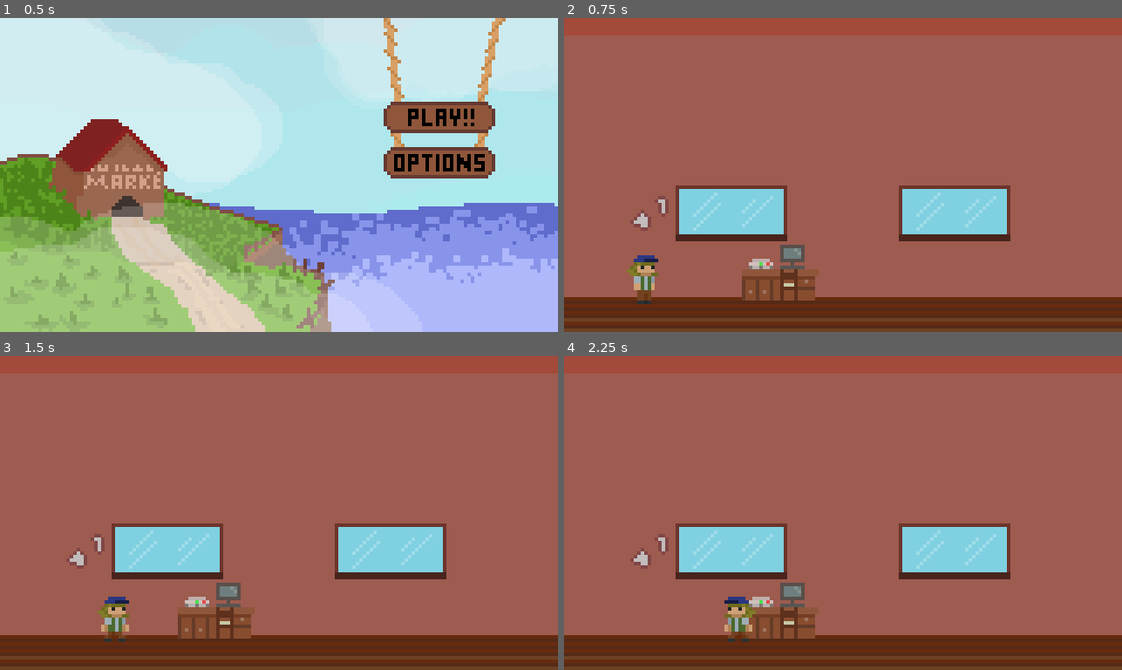
Above: before the commit, frames 1-4 (two rows, left to right).
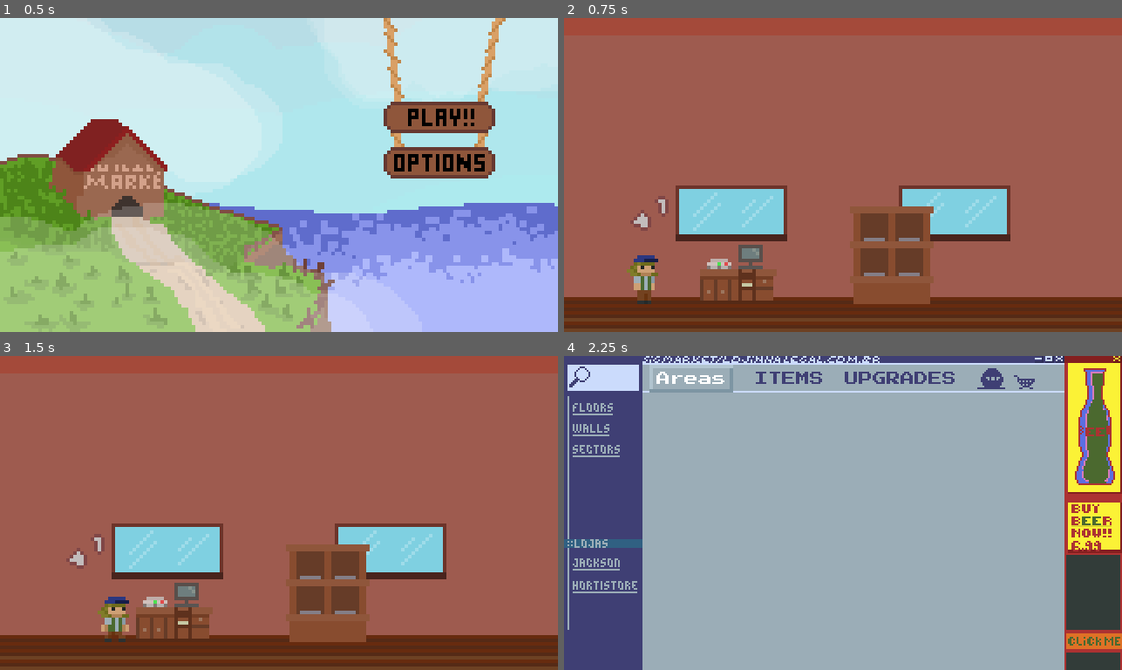
Above: after the commit, the same moments.

Repository: FreiCaneco/sigmarket
Game: Godot game, scene res://main.tscn
Two runs of this game, one before a commit and one after it. Both use one fixed random seed, a clock stepped at 60 frames per second and the inputs below.
Inputs (mouse positions are in pixels of both pictures, inside the frame that each line leads up to):
- Up to frame 1 (0.5 s): no input
- Up to frame 2 (0.75 s): click (1004, 118) at 0.5 s
- Up to frame 3 (1.5 s): hold D (move_right) from 1.28 s (still down); tap E (interact) at 1.35 s
- Up to frame 4 (2.25 s): release D (move_right) at 2.03 s; hold A (move_left) from 2.03 s (still down); tap E (interact) at 2.1 s

Frame 1 is identical in both runs. In frame 2, 5.7% of the frame differs, in the area x 24-67%, y 60-92%; in frame 3, 5.7%; in frame 4, 100%, in the area x 0-100%, y 0-100%.

Commit message:
Grande parte do menu principal elaborado

Diff:
--- a/UI/computer_screen.gd
+++ b/UI/computer_screen.gd
@@ -1,22 +1,17 @@
-extends MarginContainer
+extends Control
 @onready var areas_sidebar: VBoxContainer = $HBoxContainer/SideBar/HBoxContainer/SectionsHolder/AreasButtons
 @onready var items_sidebar: VBoxContainer = $HBoxContainer/SideBar/HBoxContainer/SectionsHolder/ItemsButtons
 @onready var upgrades_sidebar: VBoxContainer = $HBoxContainer/SideBar/HBoxContainer/SectionsHolder/UpgradesButtons
 @onready var sidebar_containers: Array[VBoxContainer] = [areas_sidebar,items_sidebar,upgrades_sidebar]
 
-@onready var current_sidebar_buttons: Array = [areas_sidebar.get_children()]
+@onready var sidebar_buttons = ButtonGroup.new()
+
+func _ready() -> void:
+	for container in sidebar_containers:
+		for button in container.get_children():
+			if button is TextureButton:
+				button.button_group = sidebar_buttons
 
 func _on_tab_container_tab_changed(tab: int) -> void:
 	for i in sidebar_containers.size():
 		sidebar_containers[i].visible = (tab == i)
-
-		if sidebar_containers[i].visible:
-			current_sidebar_buttons = sidebar_containers[i].get_children()
-			for button in current_sidebar_buttons:
-				button.pressed.connect(_on_button_pressed)
-
-# Conectar uma função para o sinal de pressed de cada botão
-# Se um botão da lista esta pressed os outros não devem estar pressed
-
-func _on_button_pressed() -> void:
-	pass
--- a/UI/computer_screen.tscn
+++ b/UI/computer_screen.tscn
@@ -1,12 +1,13 @@
 [gd_scene format=3 uid="uid://d2igbxkdnor2r"]
 
-[ext_resource type="Theme" uid="uid://cm7khp4vvje5b" path="res://UI/themes/computer_screen.tres" id="1_47hgd"]
-[ext_resource type="Script" uid="uid://cqnsidu2lawrn" path="res://UI/computer_screen.gd" id="2_lsalw"]
-[ext_resource type="Theme" uid="uid://bll6cjo41hwwv" path="res://UI/themes/sidebar.tres" id="2_o3n22"]
-[ext_resource type="Texture2D" uid="uid://bawikduwcx4lo" path="res://assets/UI/Computer/shop menu one sprite.png" id="2_u32o4"]
-[ext_resource type="Texture2D" uid="uid://8cfqoqfrpesc" path="res://assets/UI/Computer/secret shop icon.png" id="3_t2qnb"]
-[ext_resource type="Theme" uid="uid://cge1i7vda0xuy" path="res://UI/themes/empty_panel.tres" id="4_4byhf"]
-[ext_resource type="Texture2D" uid="uid://dp2mcs1fuara" path="res://assets/UI/Computer/buttons states.png" id="6_2qn32"]
+[ext_resource type="Theme" uid="uid://cm7khp4vvje5b" path="res://ui/themes/computer_screen.tres" id="1_47hgd"]
+[ext_resource type="Script" uid="uid://cqnsidu2lawrn" path="res://ui/computer_screen.gd" id="2_lsalw"]
+[ext_resource type="Theme" uid="uid://bll6cjo41hwwv" path="res://ui/themes/sidebar.tres" id="2_o3n22"]
+[ext_resource type="Texture2D" uid="uid://dfn7x5uxouv5x" path="res://assets/UI/computer/empty_shop_menu.png" id="2_u32o4"]
+[ext_resource type="Texture2D" uid="uid://8cfqoqfrpesc" path="res://assets/UI/computer/secret shop icon.png" id="3_t2qnb"]
+[ext_resource type="Theme" uid="uid://cge1i7vda0xuy" path="res://ui/themes/empty_panel.tres" id="4_4byhf"]
+[ext_resource type="Texture2D" uid="uid://dp2mcs1fuara" path="res://assets/UI/computer/buttons states.png" id="6_2qn32"]
+[ext_resource type="Texture2D" uid="uid://sjo2ua5o2l5u" path="res://assets/UI/computer/menu loja.png" id="7_lsalw"]
 
 [sub_resource type="StyleBoxTexture" id="StyleBoxTexture_u32o4"]
 texture = ExtResource("2_u32o4")
@@ -161,10 +162,12 @@
 region_rect = Rect2(45, 0, 242, 180)
 
 [sub_resource type="AtlasTexture" id="AtlasTexture_u32o4"]
-atlas = ExtResource("2_u32o4")
+atlas = ExtResource("7_lsalw")
 region = Rect2(287, 0, 33, 180)
 
-[node name="ComputerScreen" type="MarginContainer" unique_id=407213244]
+[node name="ComputerScreen" type="Control" unique_id=1224048351]
+process_mode = 3
+layout_mode = 3
 anchors_preset = 15
 anchor_right = 1.0
 anchor_bottom = 1.0
@@ -174,7 +177,9 @@
 script = ExtResource("2_lsalw")
 
 [node name="HBoxContainer" type="HBoxContainer" parent="." unique_id=11702789]
-layout_mode = 2
+layout_mode = 0
+offset_right = 320.0
+offset_bottom = 180.0
 theme_override_constants/separation = 0
 
 [node name="SideBar" type="PanelContainer" parent="HBoxContainer" unique_id=858053649]
@@ -331,7 +336,6 @@
 size_flags_vertical = 8
 current_tab = 0
 clip_tabs = false
-tab_0/title = "AREAS"
 tab_1/title = "ITEMS"
 tab_2/title = "UPGRADES"
 tab_3/icon = ExtResource("3_t2qnb")
@@ -340,7 +344,15 @@
 layout_mode = 2
 theme = ExtResource("4_4byhf")
 metadata/_tab_index = 0
-metadata/_tab_name = "AREAS"
+
+[node name="MarginContainer" type="MarginContainer" parent="HBoxContainer/TabHolder/TabContainer/Areas" unique_id=1386345820]
+layout_mode = 2
+
+[node name="GridContainer" type="GridContainer" parent="HBoxContainer/TabHolder/TabContainer/Areas/MarginContainer" unique_id=1100928655]
+layout_mode = 2
+theme_override_constants/h_separation = 19
+theme_override_constants/v_separation = 19
+columns = 2
 
 [node name="Itens" type="PanelContainer" parent="HBoxContainer/TabHolder/TabContainer" unique_id=44363518]
 visible = false
@@ -349,6 +361,12 @@
 metadata/_tab_index = 1
 metadata/_tab_name = "ITEMS"
 
+[node name="MarginContainer" type="MarginContainer" parent="HBoxContainer/TabHolder/TabContainer/Itens" unique_id=387815056]
+layout_mode = 2
+
+[node name="GridContainer" type="GridContainer" parent="HBoxContainer/TabHolder/TabContainer/Itens/MarginContainer" unique_id=2074695704]
+layout_mode = 2
+
 [node name="Upgrades" type="PanelContainer" parent="HBoxContainer/TabHolder/TabContainer" unique_id=751945471]
 visible = false
 layout_mode = 2
@@ -356,6 +374,12 @@
 metadata/_tab_index = 2
 metadata/_tab_name = "UPGRADES"
 
+[node name="MarginContainer" type="MarginContainer" parent="HBoxContainer/TabHolder/TabContainer/Upgrades" unique_id=1048204525]
+layout_mode = 2
+
+[node name="GridContainer" type="GridContainer" parent="HBoxContainer/TabHolder/TabContainer/Upgrades/MarginContainer" unique_id=1891356651]
+layout_mode = 2
+
 [node name="SecretShop" type="PanelContainer" parent="HBoxContainer/TabHolder/TabContainer" unique_id=1733661493]
 visible = false
 layout_mode = 2
--- /dev/null
+++ b/UI/item_popup.tscn
@@ -0,0 +1,143 @@
+[gd_scene format=3 uid="uid://uirlgsnh4ah"]
+
+[ext_resource type="Texture2D" uid="uid://bsiuehb8jc541" path="res://assets/UI/computer/shop-popup-components.png" id="1_icgxd"]
+
+[sub_resource type="StyleBoxTexture" id="StyleBoxTexture_cxfpb"]
+texture = ExtResource("1_icgxd")
+region_rect = Rect2(126, 8, 120, 89)
+
+[sub_resource type="AtlasTexture" id="AtlasTexture_icgxd"]
+atlas = ExtResource("1_icgxd")
+region = Rect2(91, 43, 12, 5)
+
+[sub_resource type="AtlasTexture" id="AtlasTexture_cxfpb"]
+
+[sub_resource type="AtlasTexture" id="AtlasTexture_1urga"]
+
+[sub_resource type="StyleBoxTexture" id="StyleBoxTexture_icgxd"]
+texture = ExtResource("1_icgxd")
+texture_margin_left = 4.0
+texture_margin_top = 4.0
+texture_margin_right = 4.0
+texture_margin_bottom = 4.0
+region_rect = Rect2(16, 16, 44, 44)
+
+[sub_resource type="StyleBoxTexture" id="StyleBoxTexture_1urga"]
+texture = ExtResource("1_icgxd")
+texture_margin_left = 5.0
+texture_margin_top = 5.0
+texture_margin_right = 5.0
+texture_margin_bottom = 5.0
+region_rect = Rect2(16, 16, 44, 44)
+
+[sub_resource type="StyleBoxTexture" id="StyleBoxTexture_1utkn"]
+texture = ExtResource("1_icgxd")
+texture_margin_left = 4.0
+texture_margin_top = 4.0
+texture_margin_right = 4.0
+texture_margin_bottom = 4.0
+region_rect = Rect2(16, 16, 44, 44)
+
+[sub_resource type="AtlasTexture" id="AtlasTexture_1utkn"]
+atlas = ExtResource("1_icgxd")
+region = Rect2(72, 17, 42, 15)
+
+[node name="ItemPopup" type="PanelContainer" unique_id=343815476]
+custom_minimum_size = Vector2(120, 90)
+anchors_preset = 8
+anchor_left = 0.5
+anchor_top = 0.5
+anchor_right = 0.5
+anchor_bottom = 0.5
+offset_left = -60.0
+offset_top = -44.5
+offset_right = 60.0
+offset_bottom = 44.5
+grow_horizontal = 2
+grow_vertical = 2
+size_flags_horizontal = 4
+theme_override_styles/panel = SubResource("StyleBoxTexture_cxfpb")
+
+[node name="MarginContainer" type="MarginContainer" parent="." unique_id=2120524577]
+layout_mode = 2
+theme_override_constants/margin_left = 1
+theme_override_constants/margin_right = 1
+theme_override_constants/margin_bottom = 2
+
+[node name="VBoxContainer" type="VBoxContainer" parent="MarginContainer" unique_id=1538206195]
+layout_mode = 2
+theme_override_constants/separation = 0
+
+[node name="TopBar" type="HBoxContainer" parent="MarginContainer/VBoxContainer" unique_id=1604778886]
+custom_minimum_size = Vector2(118, 7)
+layout_mode = 2
+theme_override_constants/separation = 0
+
+[node name="MarginContainer" type="MarginContainer" parent="MarginContainer/VBoxContainer/TopBar" unique_id=886115693]
+layout_mode = 2
+size_flags_horizontal = 3
+theme_override_constants/margin_left = 1
+theme_override_constants/margin_top = 1
+theme_override_constants/margin_right = 2
+theme_override_constants/margin_bottom = 1
+
+[node name="ExitButton" type="TextureButton" parent="MarginContainer/VBoxContainer/TopBar/MarginContainer" unique_id=479876365]
+layout_mode = 2
+size_flags_horizontal = 8
+texture_normal = SubResource("AtlasTexture_icgxd")
+texture_pressed = SubResource("AtlasTexture_cxfpb")
+texture_hover = SubResource("AtlasTexture_1urga")
+
+[node name="MainContent" type="MarginContainer" parent="MarginContainer/VBoxContainer" unique_id=1019195940]
+layout_mode = 2
+size_flags_horizontal = 3
+size_flags_vertical = 3
+theme_override_constants/margin_left = 11
+theme_override_constants/margin_right = 11
+
+[node name="HBoxContainer" type="HBoxContainer" parent="MarginContainer/VBoxContainer/MainContent" unique_id=1611684759]
+layout_mode = 2
+size_flags_horizontal = 4
+size_flags_vertical = 4
+theme_override_constants/separation = 8
+
+[node name="LeftSide" type="VBoxContainer" parent="MarginContainer/VBoxContainer/MainContent/HBoxContainer" unique_id=1912934124]
+layout_mode = 2
+size_flags_horizontal = 0
+size_flags_vertical = 0
+theme_override_constants/separation = 4
+
+[node name="ItemViewBox" type="PanelContainer" parent="MarginContainer/VBoxContainer/MainContent/HBoxContainer/LeftSide" unique_id=393025841]
+custom_minimum_size = Vector2(44, 44)
+layout_mode = 2
+size_flags_horizontal = 4
+size_flags_vertical = 4
+theme_override_styles/panel = SubResource("StyleBoxTexture_icgxd")
+
+[node name="TextureRect" type="TextureRect" parent="MarginContainer/VBoxContainer/MainContent/HBoxContainer/LeftSide/ItemViewBox" unique_id=1346713943]
+layout_mode = 2
+size_flags_horizontal = 4
+size_flags_vertical = 4
+
+[node name="ItemNameBox" type="PanelContainer" parent="MarginContainer/VBoxContainer/MainContent/HBoxContainer/LeftSide" unique_id=751427287]
+custom_minimum_size = Vector2(0, 15)
+layout_mode = 2
+theme_override_styles/panel = SubResource("StyleBoxTexture_1urga")
+
+[node name="VBoxContainer" type="VBoxContainer" parent="MarginContainer/VBoxContainer/MainContent/HBoxContainer" unique_id=221357293]
+layout_mode = 2
+size_flags_horizontal = 4
+size_flags_vertical = 0
+
+[node name="PanelContainer" type="PanelContainer" parent="MarginContainer/VBoxContainer/MainContent/HBoxContainer/VBoxContainer" unique_id=871819002]
+custom_minimum_size = Vector2(44, 44)
+layout_mode = 2
+size_flags_horizontal = 4
+size_flags_vertical = 4
+theme_override_styles/panel = SubResource("StyleBoxTexture_1utkn")
+
+[node name="TextureButton" type="TextureButton" parent="MarginContainer/VBoxContainer/MainContent/HBoxContainer/VBoxContainer" unique_id=139129842]
+layout_mode = 2
+size_flags_horizontal = 4
+size_flags_vertical = 4
+texture_normal = SubResource("AtlasTexture_1utkn")
--- /dev/null
+++ b/UI/shop_frame.tscn
@@ -0,0 +1,18 @@
+[gd_scene format=3 uid="uid://ckwqu2plem2y2"]
+
+[ext_resource type="Texture2D" uid="uid://dhi4uv3qqt8a7" path="res://assets/UI/computer/componentes_ui_site.png" id="1_54tka"]
+
+[sub_resource type="StyleBoxTexture" id="StyleBoxTexture_54tka"]
+texture = ExtResource("1_54tka")
+region_rect = Rect2(263, 36, 39, 35)
+
+[node name="ShopItemFrame" type="PanelContainer" unique_id=842996743]
+custom_minimum_size = Vector2(39, 35)
+offset_right = 39.0
+offset_bottom = 35.0
+theme_override_styles/panel = SubResource("StyleBoxTexture_54tka")
+
+[node name="TextureRect" type="TextureRect" parent="." unique_id=215117774]
+layout_mode = 2
+size_flags_horizontal = 4
+size_flags_vertical = 4
--- a/UI/themes/computer_screen.tres
+++ b/UI/themes/computer_screen.tres
@@ -2,7 +2,7 @@
 
 [ext_resource type="FontFile" uid="uid://d3ixpwkk7a7ok" path="res://assets/fonts/PressStart2P-Regular.ttf" id="1_4acdr"]
 [ext_resource type="FontFile" uid="uid://bs5xbq3ejxf53" path="res://assets/fonts/pixel.ttf" id="1_7sekd"]
-[ext_resource type="Texture2D" uid="uid://cyopmruv6ya51" path="res://assets/UI/Computer/selected shop category.png" id="1_wwcw5"]
+[ext_resource type="Texture2D" uid="uid://cyopmruv6ya51" path="res://assets/UI/computer/selected shop category.png" id="1_wwcw5"]
 
 [sub_resource type="StyleBoxFlat" id="StyleBoxFlat_wwcw5"]
 content_margin_left = 4.0
@@ -122,6 +122,10 @@
 Button/styles/hover = SubResource("StyleBoxFlat_thap8")
 Button/styles/normal = SubResource("StyleBoxFlat_bbe0o")
 Button/styles/pressed = SubResource("StyleBoxFlat_vdvie")
+MarginContainer/constants/margin_bottom = 0
+MarginContainer/constants/margin_left = 14
+MarginContainer/constants/margin_right = 14
+MarginContainer/constants/margin_top = 14
 TabContainer/colors/drop_mark_color = Color(1, 1, 1, 1)
 TabContainer/colors/font_disabled_color = Color(0.875, 0.875, 0.875, 0.5)
 TabContainer/colors/font_hovered_color = Color(0.95, 0.95, 0.95, 1)
--- a/main.tscn
+++ b/main.tscn
@@ -1,9 +1,11 @@
 [gd_scene format=3 uid="uid://berxkukq286iq"]
 
 [ext_resource type="Script" uid="uid://ho2wqtonona1" path="res://scripts/main.gd" id="1_0wfyh"]
-[ext_resource type="PackedScene" uid="uid://cljhuqxxmd762" path="res://UI/main_menu.tscn" id="1_o5qli"]
+[ext_resource type="PackedScene" uid="uid://cljhuqxxmd762" path="res://ui/main_menu.tscn" id="1_o5qli"]
+[ext_resource type="PackedScene" uid="uid://d2igbxkdnor2r" path="res://ui/computer_screen.tscn" id="3_h2yge"]
 
 [node name="Main" type="Node2D" unique_id=359154907]
+process_mode = 3
 script = ExtResource("1_0wfyh")
 
 [node name="SubViewportContainer" type="SubViewportContainer" parent="." unique_id=424833605]
@@ -22,13 +24,8 @@
 [node name="MainMenu" parent="SubViewportContainer/SubViewport" unique_id=274270426 instance=ExtResource("1_o5qli")]
 
 [node name="CanvasLayer" type="CanvasLayer" parent="." unique_id=2145729084]
+visible = false
 
-[node name="ColorRect" type="ColorRect" parent="CanvasLayer" unique_id=1460236171]
-visible = false
-anchors_preset = 15
-anchor_right = 1.0
-anchor_bottom = 1.0
-grow_horizontal = 2
-grow_vertical = 2
+[node name="ComputerScreen" parent="CanvasLayer" unique_id=1224048351 instance=ExtResource("3_h2yge")]
 
 [connection signal="play_pressed" from="SubViewportContainer/SubViewport/MainMenu" to="." method="_on_main_menu_play_pressed"]
--- a/project.godot
+++ b/project.godot
@@ -31,11 +31,16 @@
 
 window/size/viewport_width=320
 window/size/viewport_height=180
+window/size/mode=3
 window/size/window_width_override=1280
 window/size/window_height_override=720
 window/stretch/mode="viewport"
 window/stretch/scale_mode="integer"
 window/vsync/vsync_mode=0
+
+[dotnet]
+
+project/assembly_name="sigmarket"
 
 [input]
 
--- a/resources/item_resource.gd
+++ b/resources/item_resource.gd
@@ -3,3 +3,5 @@
 
 @export var item_name: String
 @export var item_texture: AtlasTexture
+@export var item_description: String
+@export var item_price: float
--- a/resources/shelf_resource.gd
+++ /dev/null
@@ -1,20 +0,0 @@
-extends Resource
-class_name ShelfResource
-
-enum shelf_types {
-	SQUARE_2X2,
-	SQUARE_3X3
-}
-
-@export var shelf_type: shelf_types = shelf_types.SQUARE_2X2
-
-# Quando for do tipo 2x2, instanciar itens para cada posição
-# Ou seja, adicioanar um control node do tipo "GridContainer", que contenha 2 colunas e sempre um
-# espaçamento de 3, tanto na vertical quando na horizontal
-#
-#
-#
-#
-#
-#
-#
--- /dev/null
+++ b/resources/shelf_type_resource.gd
@@ -0,0 +1,9 @@
+extends Resource
+class_name ShelfTypeResource
+
+enum shelf_types {
+	SQUARE_2X2,
+	SQUARE_3X3
+}
+
+@export var shelf_type: shelf_types = shelf_types.SQUARE_2X2
--- a/resources/shelfs/two_by_two.tres
+++ b/resources/shelfs/two_by_two.tres
@@ -1,6 +1,6 @@
-[gd_resource type="Resource" script_class="ShelfResource" format=3 uid="uid://byiqu0pfnpedl"]
+[gd_resource type="Resource" script_class="ShelfTypeResource" format=3 uid="uid://byiqu0pfnpedl"]
 
-[ext_resource type="Script" uid="uid://srn3rl4f16x0" path="res://resources/shelf_resource.gd" id="1_3ptxu"]
+[ext_resource type="Script" uid="uid://srn3rl4f16x0" path="res://resources/shelf_type_resource.gd" id="1_3ptxu"]
 
 [resource]
 script = ExtResource("1_3ptxu")
--- a/scenes/game.tscn
+++ b/scenes/game.tscn
@@ -3,6 +3,9 @@
 [ext_resource type="Script" uid="uid://bcelebt81cjjd" path="res://scripts/utilities/right_boundary.gd" id="1_u5sy4"]
 [ext_resource type="PackedScene" uid="uid://bfkx36jd2fwoc" path="res://scenes/player.tscn" id="2_lnu2h"]
 [ext_resource type="Texture2D" uid="uid://c1wn5lb2nvrks" path="res://assets/TILES.png" id="2_yqjtg"]
+[ext_resource type="PackedScene" uid="uid://cgktrmvr81lli" path="res://scenes/objects/shelf.tscn" id="3_u5sy4"]
+[ext_resource type="Resource" uid="uid://byiqu0pfnpedl" path="res://resources/shelfs/two_by_two.tres" id="4_gee14"]
+[ext_resource type="Texture2D" uid="uid://dpxukmm6afkbn" path="res://assets/builds.png" id="5_0tnpc"]
 [ext_resource type="PackedScene" uid="uid://dbwpbtyj2p4ef" path="res://ui/storage_popup.tscn" id="5_iywne"]
 [ext_resource type="Script" uid="uid://cpj4xid3rehgd" path="res://scripts/utilities/camera.gd" id="5_p57ef"]
 [ext_resource type="PackedScene" uid="uid://cd77unlfb2qob" path="res://scenes/objects/cash_register.tscn" id="6_p57ef"]
@@ -59,6 +62,10 @@
 physics_layer_0/collision_layer = 1
 sources/0 = SubResource("TileSetAtlasSource_u5sy4")
 
+[sub_resource type="AtlasTexture" id="AtlasTexture_vtaks"]
+atlas = ExtResource("5_0tnpc")
+region = Rect2(39, 5, 24, 28)
+
 [sub_resource type="WorldBoundaryShape2D" id="WorldBoundaryShape2D_0tnpc"]
 normal = Vector2(1, 0)
 
@@ -72,7 +79,12 @@
 [node name="Objects" type="Node2D" parent="." unique_id=1269618912 groups=["Objects"]]
 
 [node name="CashRegister" parent="Objects" unique_id=410155840 instance=ExtResource("6_p57ef")]
-position = Vector2(62, 73)
+position = Vector2(50, 73)
+
+[node name="Shelf" parent="Objects" unique_id=728957880 instance=ExtResource("3_u5sy4")]
+position = Vector2(94, 68)
+shelf_res = ExtResource("4_gee14")
+texture = SubResource("AtlasTexture_vtaks")
 
 [node name="Sections" type="Node2D" parent="." unique_id=1367307687 groups=["Sections"]]
 
--- a/scripts/main.gd
+++ b/scripts/main.gd
@@ -3,8 +3,14 @@
 @onready var sub_viewport: SubViewport = $SubViewportContainer/SubViewport
 @onready var canvas_layer: CanvasLayer = $CanvasLayer
 
+func _ready() -> void:
+	SignalBus.computer_interacted.connect(_on_computer_interacted)
+
+func _unhandled_input(event: InputEvent) -> void:
+	if Input.is_action_just_pressed("exit") and canvas_layer.visible:
+		exit_computer()
+
 func _on_main_menu_play_pressed() -> void:
-	print("Menu foi pressionado")
 	var game_scene = load("res://scenes/game.tscn").instantiate()
 	var computer_menu_scene = load("res://ui/computer_screen.tscn").instantiate()
 
@@ -13,3 +19,11 @@
 
 	canvas_layer.add_child(computer_menu_scene)
 	computer_menu_scene.visible = false
+
+func _on_computer_interacted() -> void:
+	get_tree().paused = true
+	canvas_layer.show()
+
+func exit_computer() -> void:
+	get_tree().paused = false
+	canvas_layer.hide()
--- a/scripts/objects/cash_register.gd
+++ b/scripts/objects/cash_register.gd
@@ -1,6 +1,5 @@
 extends Node2D
 
-# Adicionar uma seção ao interagir simplesmente isso
 @onready var sections = get_tree().get_first_node_in_group("Sections")
 
 func add_section() -> void:
@@ -12,6 +11,5 @@
 	SignalBus.last_pixel_changed.emit()
 	sections.add_child(section)
 
-
 func _on_interaction_component_player_interacted() -> void:
-	add_section()
+	SignalBus.computer_interacted.emit()
--- a/scripts/objects/shelf.gd
+++ b/scripts/objects/shelf.gd
@@ -3,7 +3,7 @@
 @onready var sprite_2d: Sprite2D = $Sprite2D
 @onready var camera_position: Marker2D = $CameraPosition
 
-@export var shelf_res: ShelfResource
+@export var shelf_res: ShelfTypeResource
 @export var texture: AtlasTexture:
 	set(value):
 		texture = value
@@ -35,7 +35,7 @@
 func add_slots_based_on_type() -> void:
 	slots_grid = GridContainer.new()
 	add_child(slots_grid)
-	var item = load("res://scenes/item.tscn")
+	var item = load("res://scenes/objects/item.tscn")
 	var numOfSlots: int
 	slots_grid.add_theme_constant_override("h_separation",2)
 	slots_grid.add_theme_constant_override("v_separation",2)
--- a/scripts/utilities/interaction_component.gd
+++ b/scripts/utilities/interaction_component.gd
@@ -18,7 +18,7 @@
 		collision_shape.shape = collision_form
 	set_process(false)
 
-func _process(_delta: float) -> void:
+func _unhandled_input(event: InputEvent) -> void:
 	if player_in_area and Input.is_action_just_pressed("interact"):
 		player_interacted.emit()
 		interaction_animation()
--- a/singletons/signal_bus.gd
+++ b/singletons/signal_bus.gd
@@ -7,3 +7,4 @@
 signal door_interacted
 signal player_stopped_interacting
 signal last_pixel_changed
+signal computer_interacted
Not shown: 2 places in UI/themes/sidebar.tres that only renumber resources
Not shown, changed: assets/NPCS/Jackson.png.import
Not shown, changed: assets/UI/Computer/buttons states.png.import
Binary file added: assets/UI/Computer/componentes_ui_site.png
Not shown, changed: assets/UI/Computer/componentes_ui_site.png.import
Renamed: assets/UI/Computer/shop menu one sprite.png -> assets/UI/Computer/empty_shop_menu.png
Not shown, changed: assets/UI/Computer/empty_shop_menu.png.import
Not shown, changed: assets/UI/Computer/menu loja.png.import
Not shown, changed: assets/UI/Computer/selected shop category.png.import
Binary file removed: assets/UI/Computer/shop menu one sprite-export.png
Binary file added: assets/UI/Computer/shop-popup-components.png
Not shown, changed: assets/UI/Computer/shop-popup-components.png.import
(and 9 more such lines)
